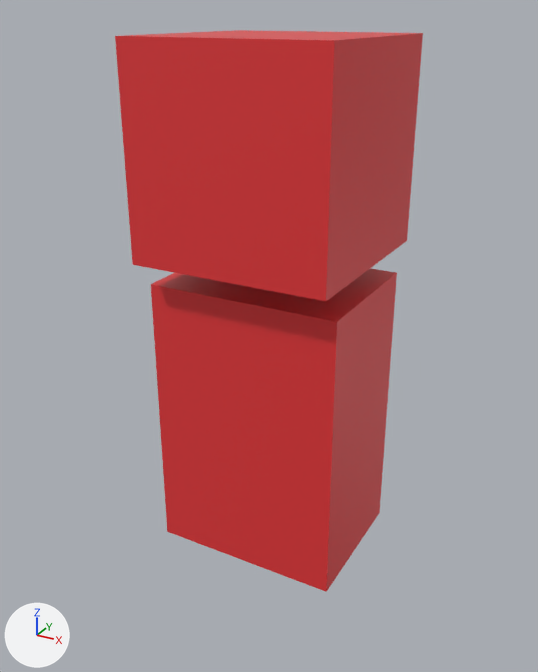
What one commit did to the FBX model BloodySacrificeモック/Data/Model/Enemy/enemy-mock.fbx.
Before and after are seen from a camera (50 mm lens) standing at (0.00336, -0.00626, 0.00548) and looking at (-0.00005, -0.00006, 0.00238). Arrows for +X, +Y and +Z are at lower left; the lights stay in place. Where no turn or scale is listed for an object, it has been applied to the vertices.

The older version as bpy lines, for what is in view:
```python
me_cube_003 = bpy.data.meshes.new('Cube.003')
me_cube_003.from_pydata(...)  # a box spanning x -0.001..0.001, y -0.00075..0.00075, z -0.0015..0.0015
me_cube_003.materials.append(mat_material_002)  # red #e7373a
me_cube_004 = bpy.data.meshes.new('Cube.004')
me_cube_004.from_pydata(...)  # a box spanning x -0.001..0.001, y -0.001..0.001, z -0.001..0.001
me_cube_004.materials.append(mat_material_002)  # red #e7373a
ob_cube = bpy.data.objects.new('Cube', me_cube_003)
ob_cube.location = (0.0, 0.0, 0.0015)
ob_cube_001 = bpy.data.objects.new('Cube.001', me_cube_004)
ob_cube_001.location = (0.0, 0.0, 0.00427)
```
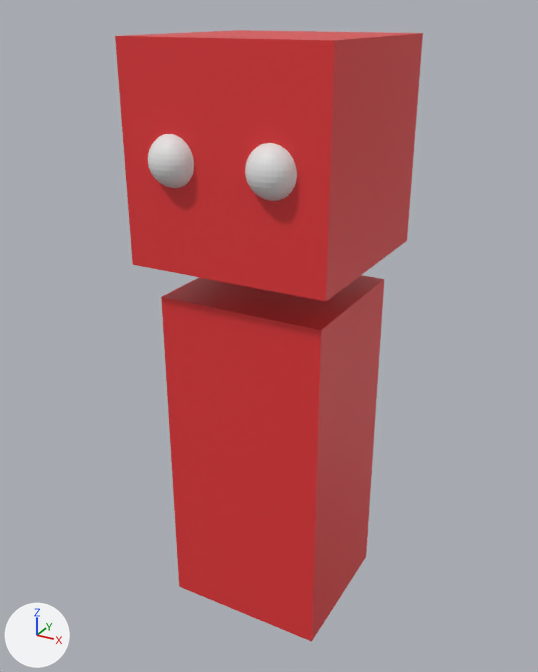
The newer file is also rescaled (x100.0), turned or shifted as a whole; pictures and numbers use the older file's frame.

The edits, one by one:
me_cube_003 has 8 vertices, 6 faces and spans x -0.001..0.001, y -0.00075..0.00075, z -0.0015..0.0015.
me_cube_003 is used by ob_cube; location (0.0, 0.0, 0.0015).
me_cube_003 part 1: the whole mesh is scaled about its middle by (0.862, 1.03, 1.21), then moved by (0.0, 0.0, -0.00041).
Mesh me_球_001 is new.
It consists of a UV sphere (32 segments, 16 rings, poles along z) spanning x 0.000249..0.000722, y -0.001184..-0.000711, z 0.001773..0.002246; a UV sphere (32 segments, 16 rings, poles along z) spanning x -0.000722..-0.000249, y -0.001184..-0.000711, z 0.001773..0.002246.
Object '球' (ob_球) is new; it shows me_球_001.
Its location is (0.0, 0.0, 0.00227).

What differs and where, as boxes [x1, y1, x2, y2] in the pictures (538 x 672 px):
'Cube', mesh rescaled (9% narrower, 13% taller)
    before: [151, 268, 397, 592]
    after: [161, 275, 384, 642]
'球', added
    after: [148, 134, 297, 201]
